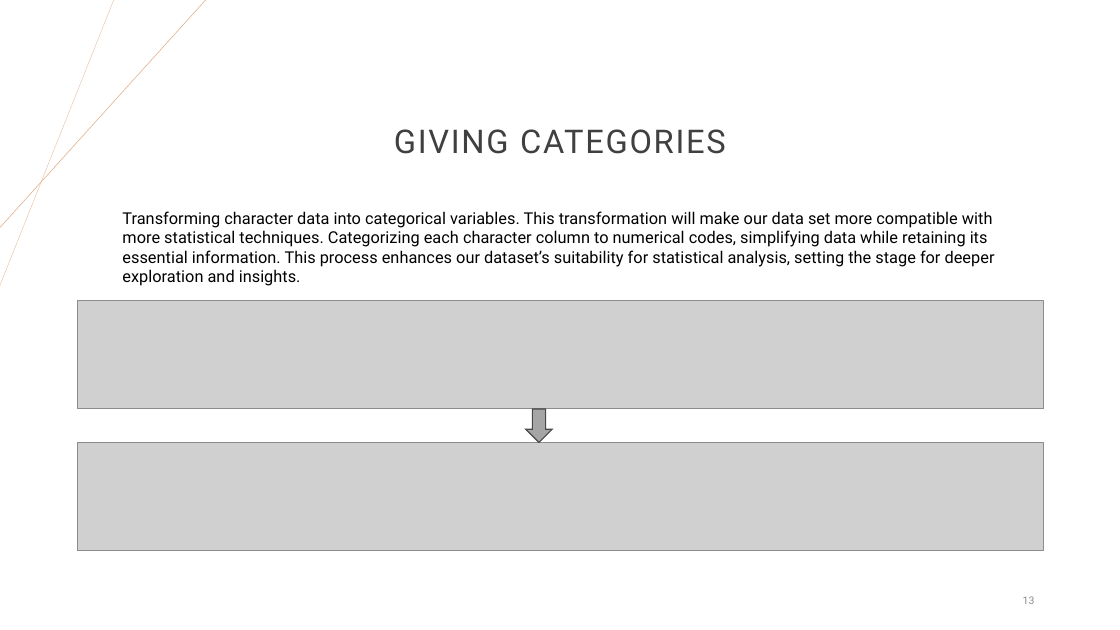
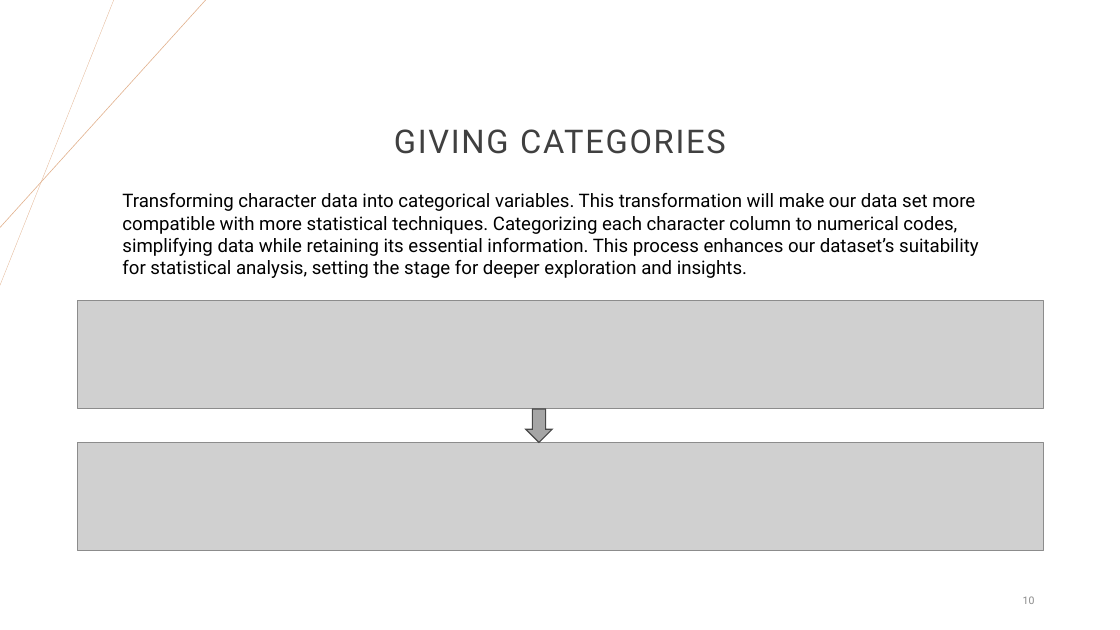
Before and after one commit to Hetansh-patel/Income-Prediction-With-R, a slide deck: slide 10 of R Project.pptx (slide 13 before the commit). Drawn at 1120x630 pixels with LibreOffice and Linux fonts; fonts in the diff are those of the drawing; grey boxes stand for pictures. Boxes give left, top, right and bottom in pixels: in the first picture for what was removed or moved away, otherwise in the second. Text is boxed around its words. In the diff, an @@ line names an element or a change of style, - is before the commit and + after.

```diff
--- a/R Project.pptx
+++ b/R Project.pptx
@@ text "Transforming character data into categorical ...": place and size @@
-text "Transforming character data into categorical ..." at <box>122,211,995,286</box>
+text "Transforming character data into categorical ..." at <box>122,193,979,278</box>
@@ text "Transforming character data into categorical ..." at <box>122,193,979,278</box>: size 14 to 16 pt @@
@@ page number at <box>1023,596,1035,604</box>: text changed @@
-13
+10
```
Also in this commit, not shown: 8 other slides changed, 11 slides added, 13 slides removed.
